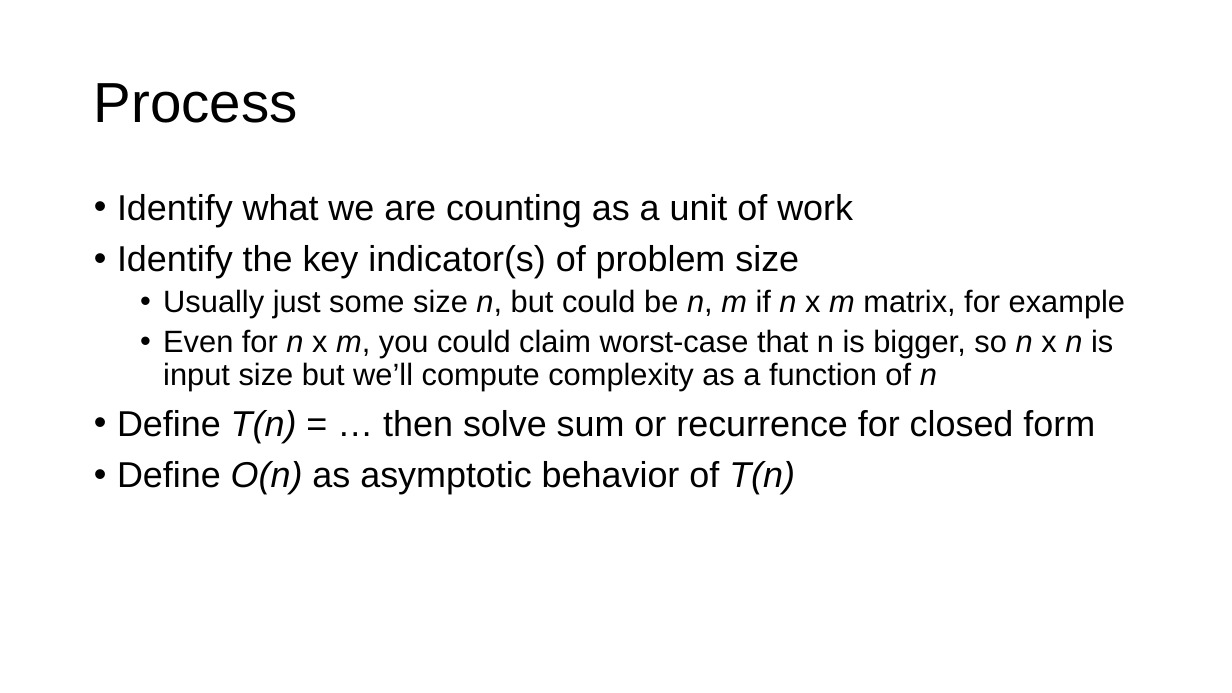
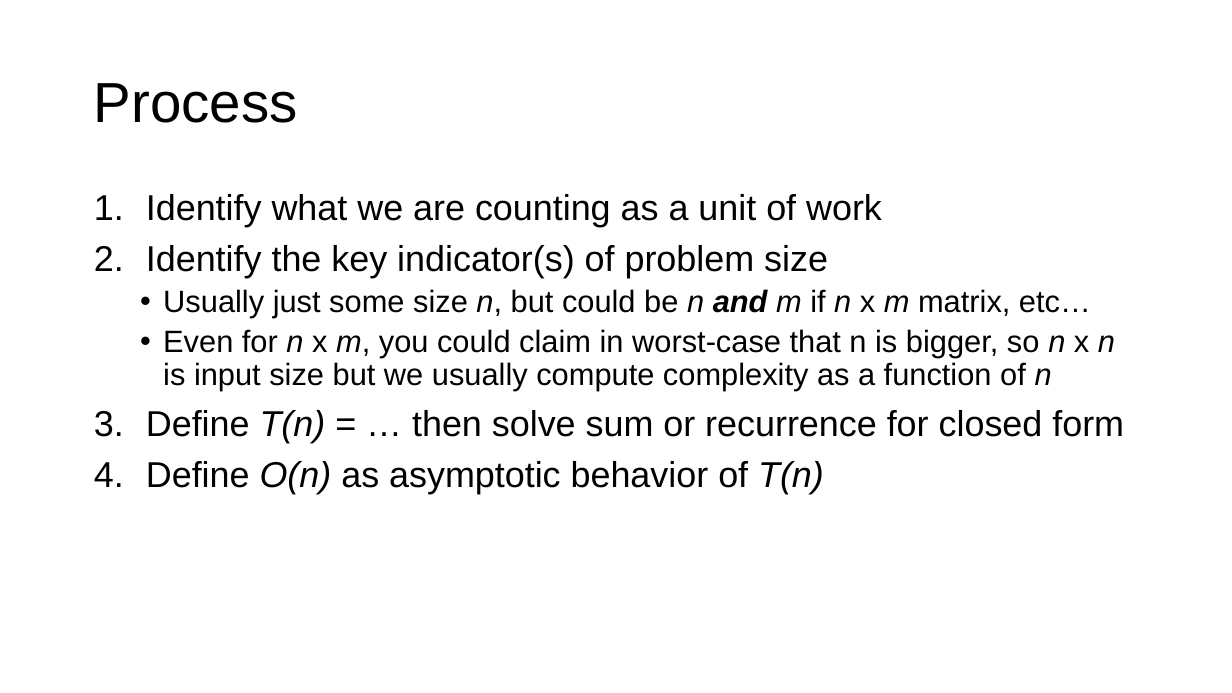
Before and after one commit to parrt/msds689, a slide deck: slide 11 of notes/complexity.pptx. Drawn at 1232x693 pixels with LibreOffice and Linux fonts; fonts in the diff are those of the drawing; background and template pictures are left out. Boxes give left, top, right and bottom in pixels: in the first picture for what was removed or moved away, otherwise in the second. Text is boxed around its words. In the diff, an @@ line names an element or a change of style, - is before the commit and + after.

```diff
--- a/notes/complexity.pptx
+++ b/notes/complexity.pptx
@@ text at (146, 194, 1124, 494): bullet • to 1. @@
@@ text at (163, 289, 1115, 391): text changed @@
-  • Usually just some size n, but could be n, m if n x m matrix, for example
-  • Even for n x m, you could claim worst-case that n is bigger, so n x n is input size but we’ll compute complexity as a function of n
+  • Usually just some size n, but could be n and m if n x m matrix, etc…
+  • Even for n x m, you could claim in worst-case that n is bigger, so n x n is input size but we usually compute complexity as a function of n
```
Also in this commit, not shown: 11 other slides changed, 3 slides added, 1 slide removed, 3 other files.
